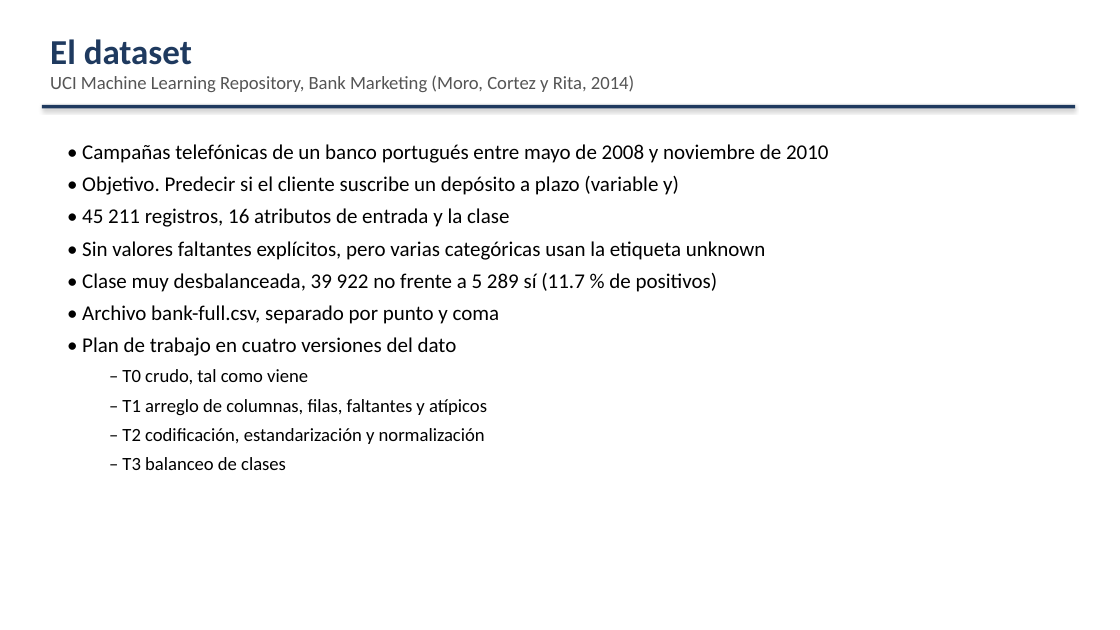
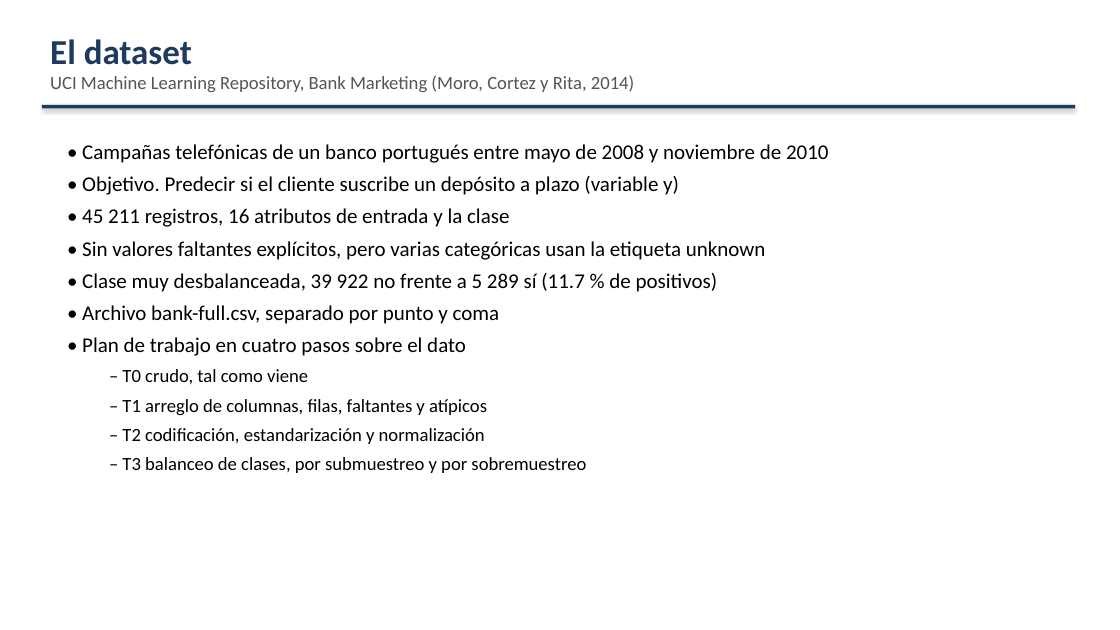
Before and after one commit to Checho019/maestria-inteligencia-computacional, a slide deck: slide 2 of Exposicion Bank/exposicion_bank.pptx. Drawn at 1120x630 pixels with LibreOffice and Linux fonts; fonts in the diff are those of the drawing. Boxes give left, top, right and bottom in pixels: in the first picture for what was removed or moved away, otherwise in the second. Text is boxed around its words. In the diff, an @@ line names an element or a change of style, - is before the commit and + after.

Commit message:
Exposicion Bank: segundo camino de balanceo por sobremuestreo, education ordinal sin escalar y correcciones de la revision

```diff
--- a/Exposicion Bank/exposicion_bank.pptx
+++ b/Exposicion Bank/exposicion_bank.pptx
@@ text at bbox=[82, 337, 466, 356]: text changed @@
-• Plan de trabajo en cuatro versiones del dato
+• Plan de trabajo en cuatro pasos sobre el dato
@@ text at bbox=[122, 457, 586, 473]: text changed @@
-  – T3 balanceo de clases
+  – T3 balanceo de clases, por submuestreo y por sobremuestreo
```
Also in this commit, not shown: 11 other slides changed, 1 slide added, 12 other files.
